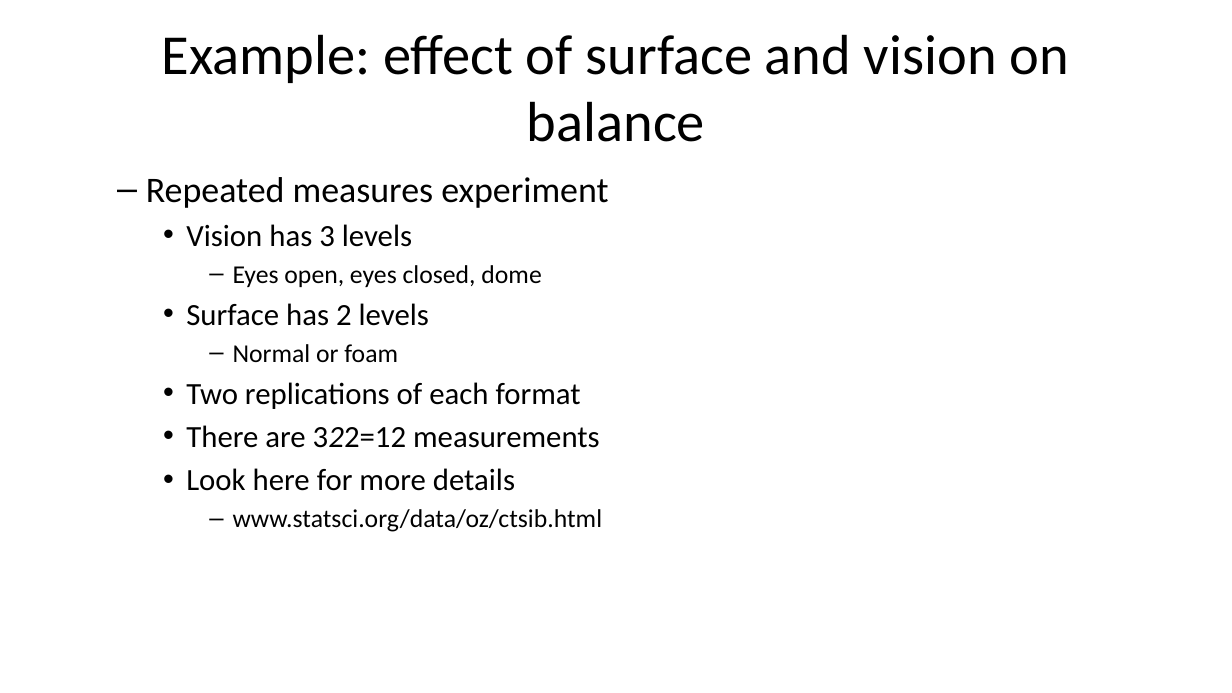
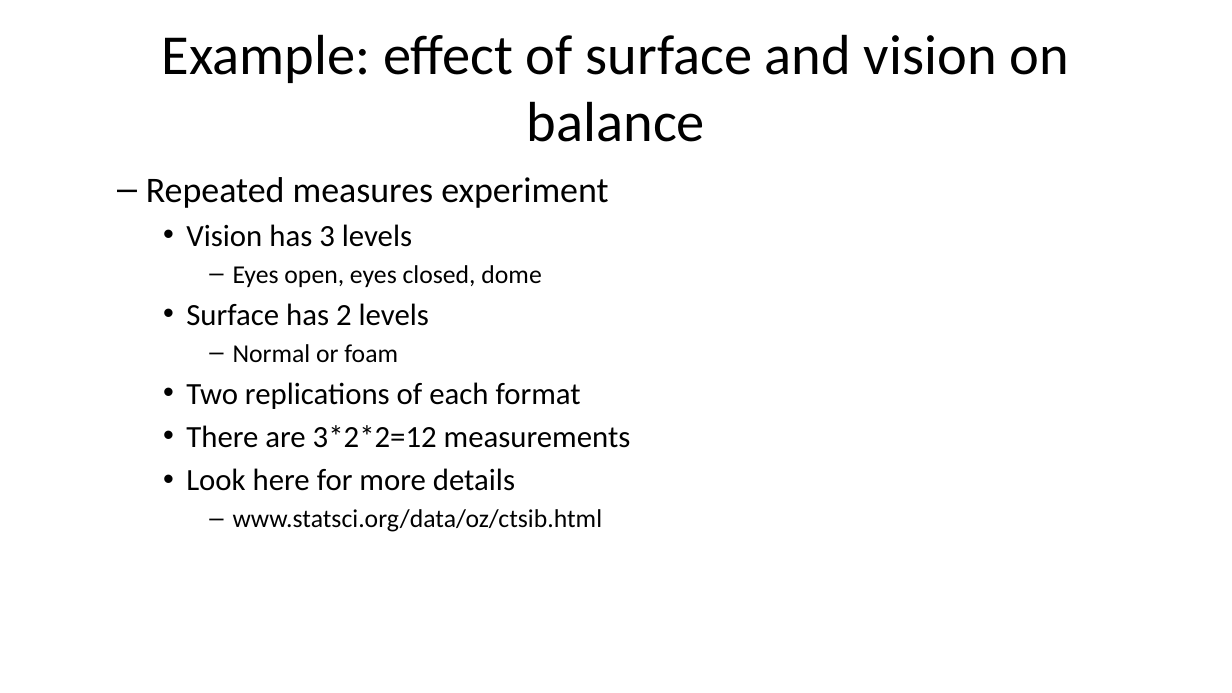
Before and after one commit to pmean/classes, a slide deck: slide 5 of introduction-to-r/results/v06-slides-and-speaker-notes.pptx. Drawn at 1232x693 pixels with LibreOffice and Linux fonts; fonts in the diff are those of the drawing. Boxes give left, top, right and bottom in pixels: in the first picture for what was removed or moved away, otherwise in the second. Text is boxed around its words. In the diff, an @@ line names an element or a change of style, - is before the commit and + after.

```diff
--- a/introduction-to-r/results/v06-slides-and-speaker-notes.pptx
+++ b/introduction-to-r/results/v06-slides-and-speaker-notes.pptx
@@ text at [186, 425, 631, 448]: text changed @@
-    • There are 322=12 measurements
+    • There are 3*2*2=12 measurements
```
Also in this commit, not shown: 15 other slides changed, 2 slides added, 5 other files.
